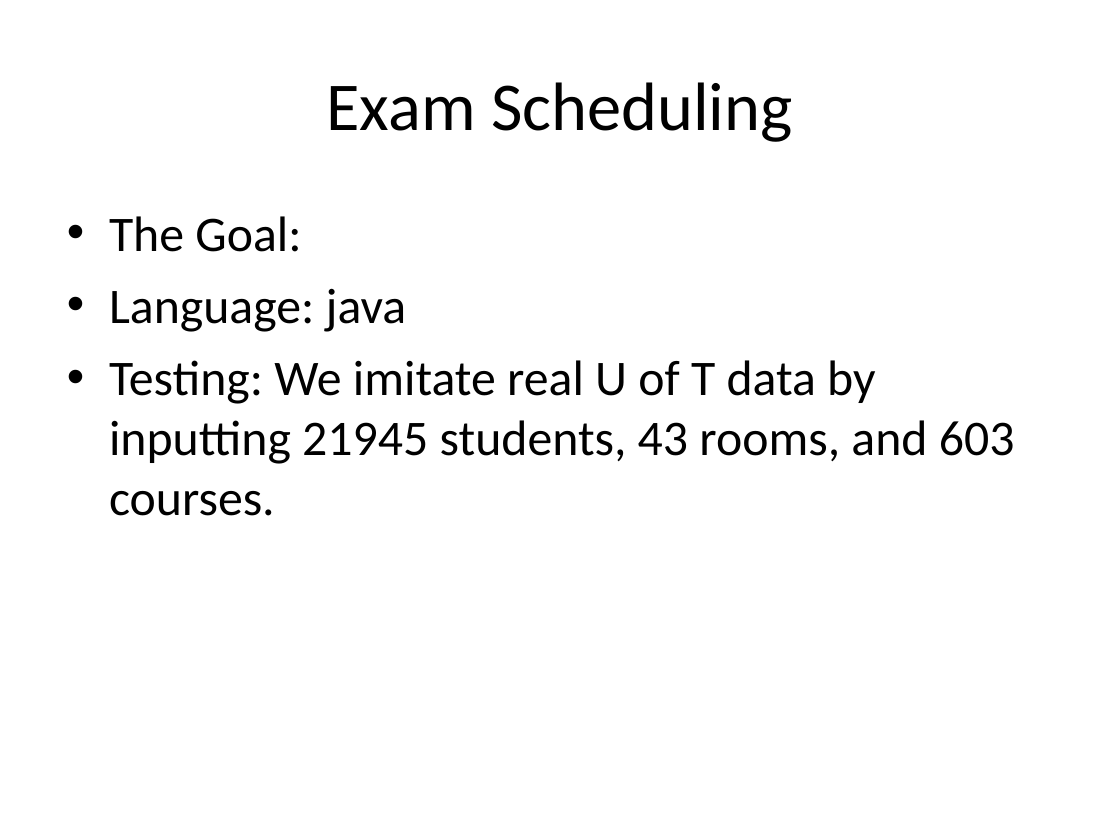
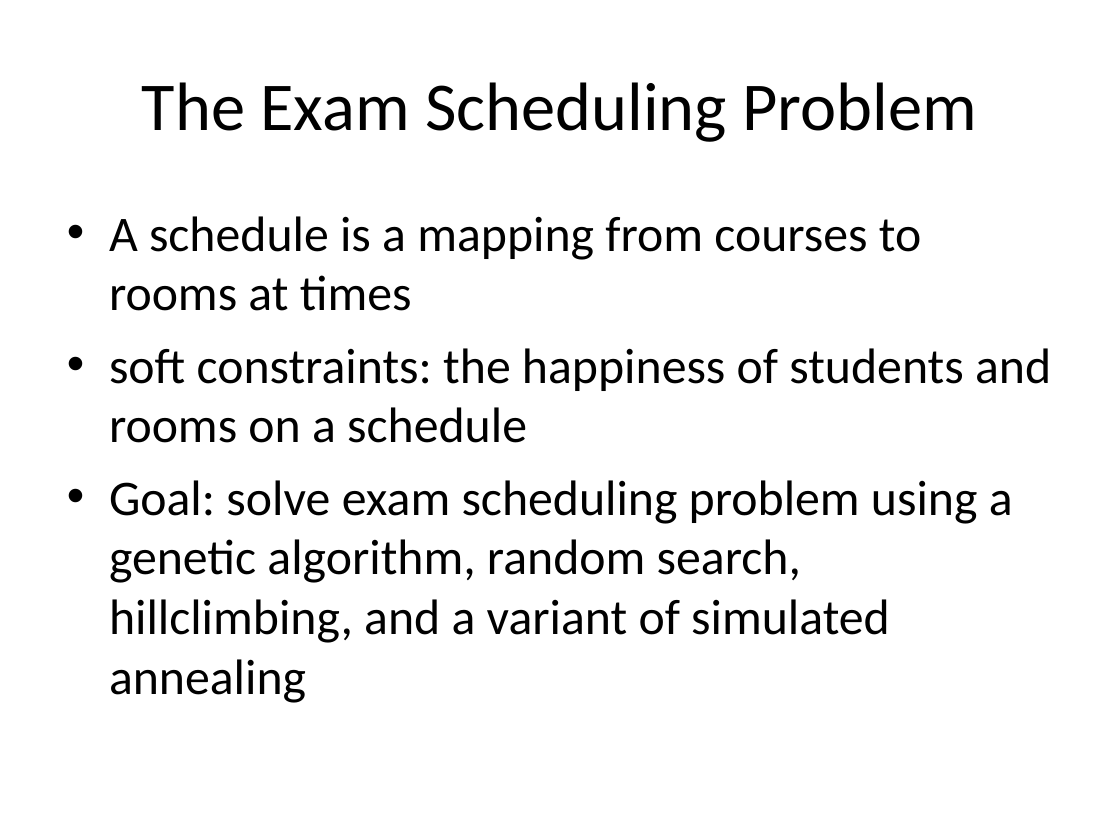
Before and after one commit to akokcam/csc384-genetic-algorithms-project, a slide deck: slide 1 of GA_TestBench/Data Files/presentation.ppt. Drawn at 1120x840 pixels with LibreOffice and Linux fonts; fonts in the diff are those of the drawing. Boxes give left, top, right and bottom in pixels: in the first picture for what was removed or moved away, otherwise in the second. Text is boxed around its words. In the diff, an @@ line names an element or a change of style, - is before the commit and + after.

```diff
--- a/GA_TestBench/Data Files/presentation.ppt
+++ b/GA_TestBench/Data Files/presentation.ppt
@@ title at box(142, 82, 976, 142): text changed @@
-Exam Scheduling
+The Exam Scheduling Problem
@@ text at box(109, 216, 1051, 703): text changed @@
-• The Goal:
-• Language: java
-• Testing: We imitate real U of T data by inputting 21945 students, 43 rooms, and 603 courses.
+• A schedule is a mapping from courses to rooms at times
+• soft constraints: the happiness of students and rooms on a schedule
+• Goal: solve exam scheduling problem using a genetic algorithm, random search, hillclimbing, and a variant of simulated annealing
```
Also in this commit, not shown: 1 other slide changed, 5 slides added, 3 slides removed, 1 other file.
